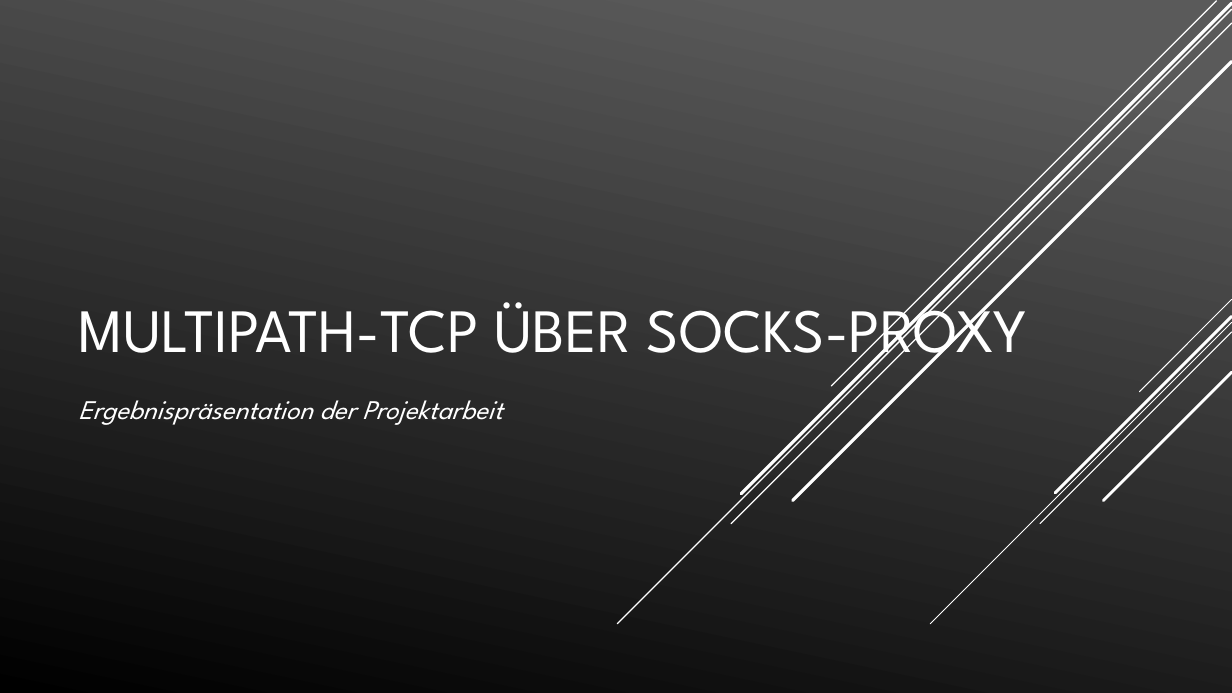
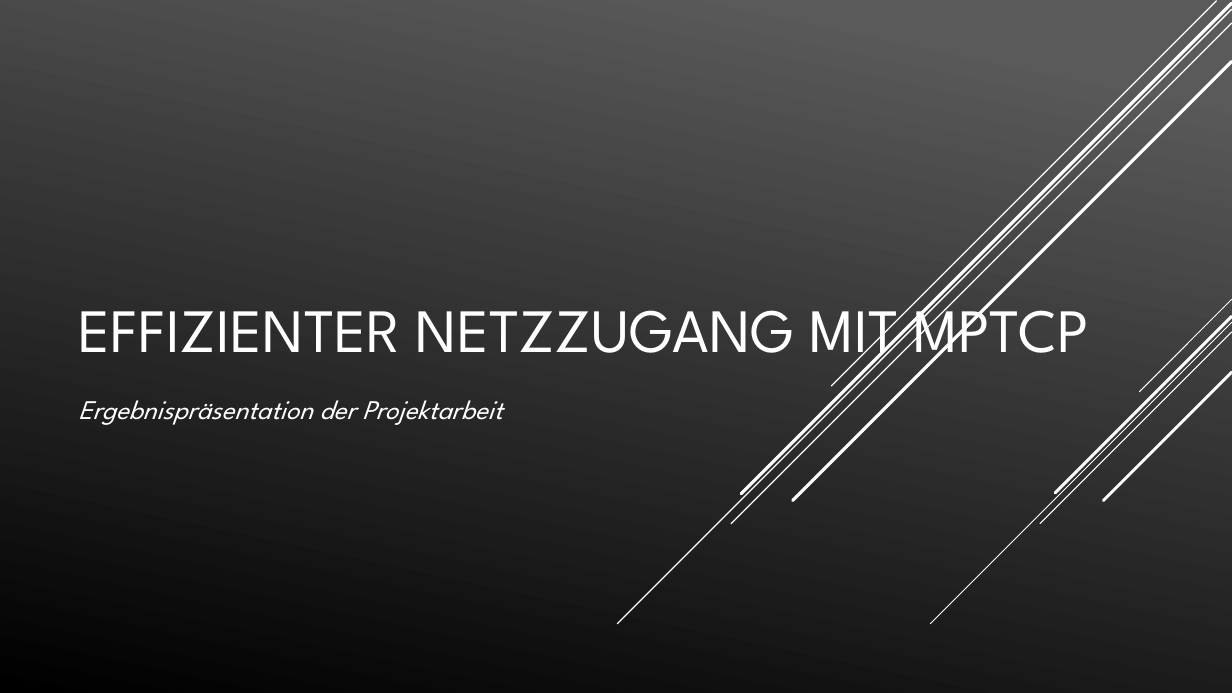
Before and after one commit to balu1029/mptcp_proxy, a slide deck: slide 1 of MPTCP.pptx. Drawn at 1232x693 pixels with LibreOffice and Linux fonts; fonts in the diff are those of the drawing. Boxes give left, top, right and bottom in pixels: in the first picture for what was removed or moved away, otherwise in the second. Text is boxed around its words. In the diff, an @@ line names an element or a change of style, - is before the commit and + after.

Commit message:
changed title

```diff
--- a/MPTCP.pptx
+++ b/MPTCP.pptx
@@ title at bbox=[78, 291, 1089, 371]: text changed @@
-MULTIPATH-TCP ÜBER SOCKS-PROXY
+EFFIZIENTER NETZZUGANG MIT MPTCP
```
